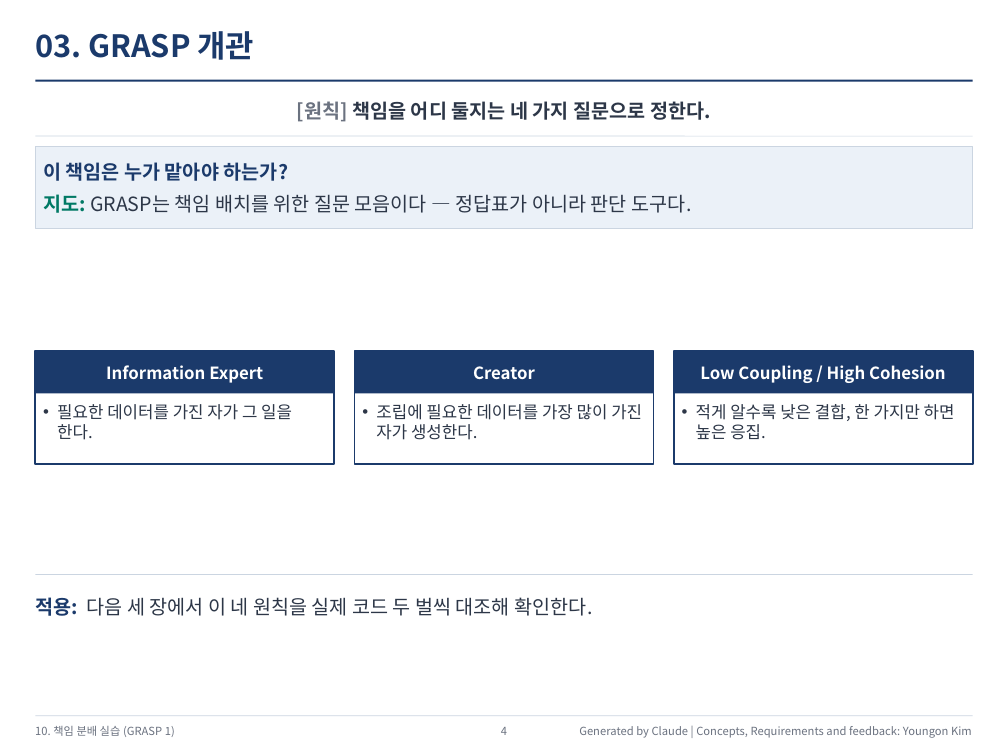
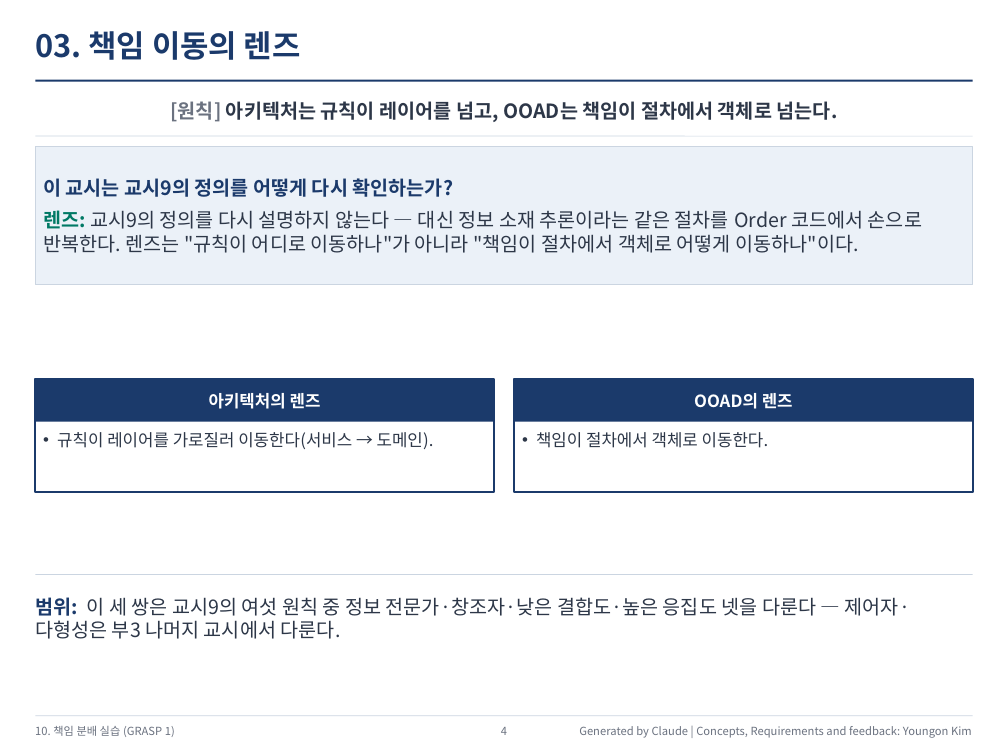
Before and after one commit to YoungSan77/TrainingMaterials, a slide deck: slide 4 of courses/ooad/out/Course_Session10_Output.pptx. Drawn at 1008x756 pixels with LibreOffice and Linux fonts; fonts in the diff are those of the drawing. Boxes give left, top, right and bottom in pixels: in the first picture for what was removed or moved away, otherwise in the second. Text is boxed around its words. In the diff, an @@ line names an element or a change of style, - is before the commit and + after.

```diff
--- a/courses/ooad/out/Course_Session10_Output.pptx
+++ b/courses/ooad/out/Course_Session10_Output.pptx
@@ text at (35,31,301,60): text changed @@
-03. GRASP 개관
+03. 책임 이동의 렌즈
@@ text at (170,101,838,122): text changed @@
-[원칙] 책임을 어디 둘지는 네 가지 질문으로 정한다.
+[원칙] 아키텍처는 규칙이 레이어를 넘고, OOAD는 책임이 절차에서 객체로 넘는다.
@@ rectangle "이 교시는 교시9의 정의를 어떻게 ...": place and size @@
-rectangle "이 교시는 교시9의 정의를 어떻게 ..." at (35,146,973,229)
+rectangle "이 교시는 교시9의 정의를 어떻게 ..." at (35,146,973,285)
@@ text in rectangle at (43,178,922,253): text changed @@
-이 책임은 누가 맡아야 하는가?
-지도: GRASP는 책임 배치를 위한 질문 모음이다 — 정답표가 아니라 판단 도구다.
+이 교시는 교시9의 정의를 어떻게 다시 확인하는가?
+렌즈: 교시9의 정의를 다시 설명하지 않는다 — 대신 정보 소재 추론이라는 같은 절차를 Order 코드에서 손으로 반복한다. 렌즈는 "규칙이 어디로 이동하나"가 아니라 "책임이 절차에서 객체로 어떻게 이동하나"이다.
@@ rectangle removed at (355,351,654,393) @@
-Creator
@@ rectangle removed at (673,351,973,464) @@
@@ rectangle removed at (673,351,973,393) @@
-Low Coupling / High Cohesion
@@ rectangle: place and size @@
-rectangle at (35,351,335,464)
+rectangle at (35,379,494,492)
@@ rectangle "아키텍처의 렌즈": place and size @@
-rectangle "아키텍처의 렌즈" at (35,351,335,393)
+rectangle "아키텍처의 렌즈" at (35,379,494,421)
@@ rectangle: place and size @@
-rectangle at (355,351,654,464)
+rectangle at (514,379,973,492)
@@ rectangle added at (514,379,973,421), fill #1B3A6B, 12 pt, text #FFFFFF, bold @@
+OOAD의 렌즈
@@ text in rectangle at (209,393,321,409): text changed @@
-Information Expert
+아키텍처의 렌즈
@@ text removed at (696,404,955,440) @@
-• 적게 알수록 낮은 결합, 한 가지만 하면 높은 응집.
@@ text at (57,432,434,449): text changed @@
-• 필요한 데이터를 가진 자가 그 일을 한다.
+• 규칙이 레이어를 가로질러 이동한다(서비스 → 도메인).
@@ text at (536,432,769,448): text changed @@
-• 조립에 필요한 데이터를 가장 많이 가진 자가 생성한다.
+• 책임이 절차에서 객체로 이동한다.
@@ text at (35,597,911,639): text changed @@
-적용: 다음 세 장에서 이 네 원칙을 실제 코드 두 벌씩 대조해 확인한다.
+범위: 이 세 쌍은 교시9의 여섯 원칙 중 정보 전문가·창조자·낮은 결합도·높은 응집도 넷을 다룬다 — 제어자·다형성은 부3 나머지 교시에서 다룬다.
```
Also in this commit, not shown: 6 other slides changed, 3 other files.
